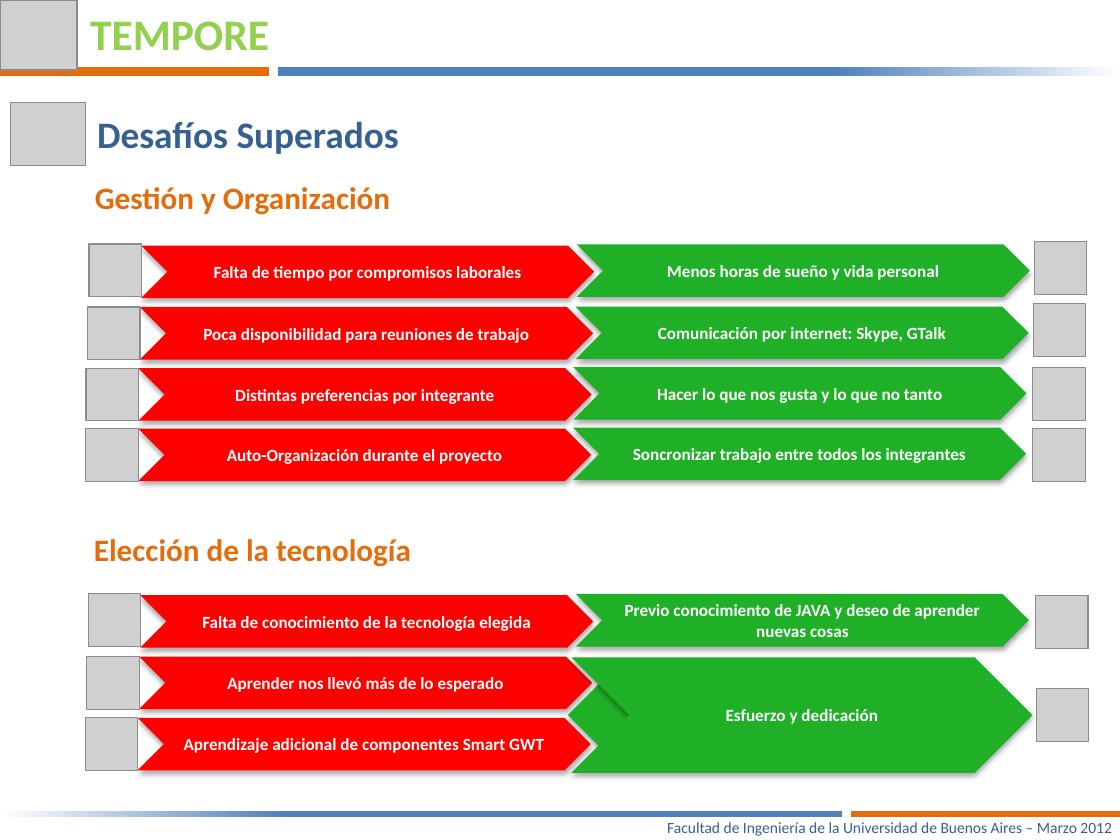
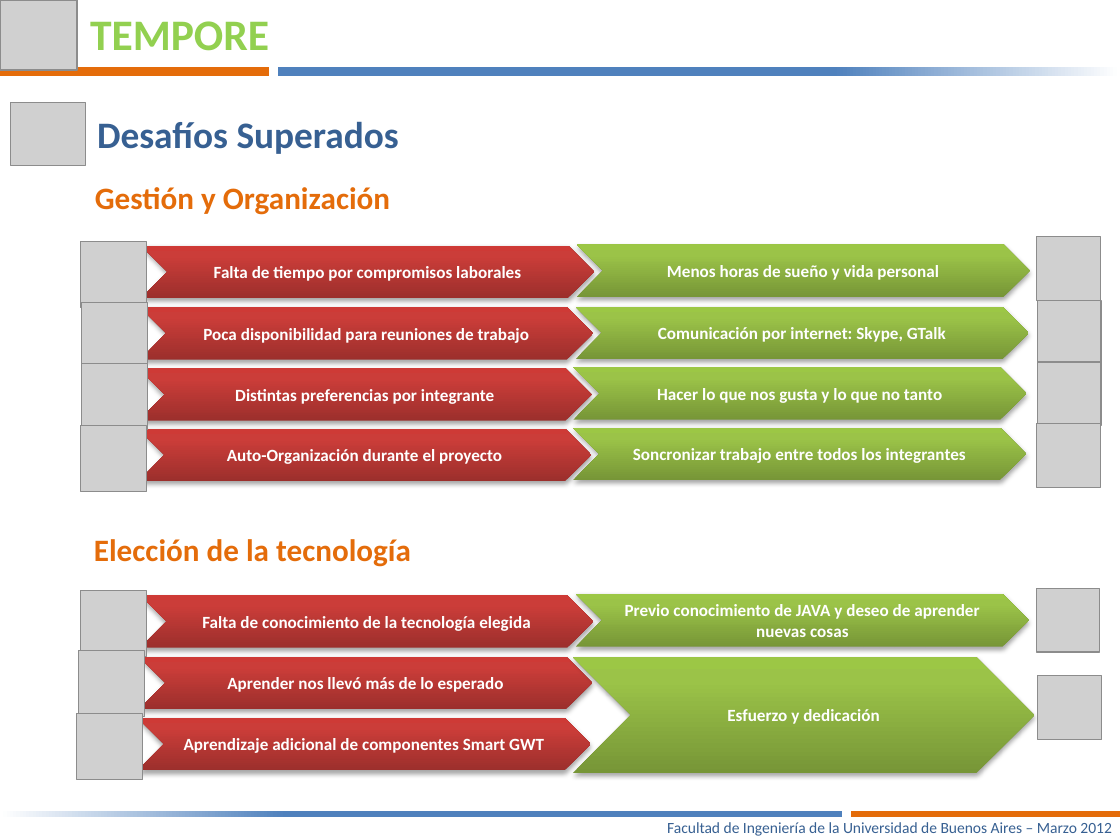
Before and after one commit to joshishimla99/tempore, a slide deck: slide 9 of docs/Presentacion Final/Tempore – Manejá tus tiempos-V3.pptx. Drawn at 1120x840 pixels with LibreOffice and Linux fonts; fonts in the diff are those of the drawing; grey boxes stand for pictures. Boxes give left, top, right and bottom in pixels: in the first picture for what was removed or moved away, otherwise in the second. Text is boxed around its words. In the diff, an @@ line names an element or a change of style, - is before the commit and + after.

Commit message:
update presentacion

```diff
--- a/docs/Presentacion Final/Tempore – Manejá tus tiempos-V3.pptx
+++ b/docs/Presentacion Final/Tempore – Manejá tus tiempos-V3.pptx
@@ picture: place and size @@
-picture at (1035, 242, 1088, 295)
+picture at (1036, 236, 1100, 300)
@@ picture: place and size @@
-picture at (90, 244, 142, 297)
+picture at (81, 242, 147, 308)
@@ picture: place and size @@
-picture at (87, 307, 140, 360)
+picture at (82, 302, 148, 368)
@@ picture: place and size @@
-picture at (1034, 304, 1086, 356)
+picture at (1037, 300, 1101, 364)
@@ picture: place and size @@
-picture at (86, 368, 139, 421)
+picture at (82, 363, 148, 429)
@@ picture: place and size @@
-picture at (1033, 368, 1085, 421)
+picture at (1037, 362, 1101, 426)
@@ picture: place and size @@
-picture at (86, 429, 139, 482)
+picture at (81, 426, 147, 492)
@@ fill #FF0000 to gradient #9C2F2D to #CB3E3A to #CE3B37; shadow changed in 7 elements at (140, 595, 594, 647), (139, 656, 592, 709), (138, 718, 591, 771), (141, 245, 595, 298), (140, 307, 594, 360), (139, 368, 592, 421), (138, 429, 591, 482) @@
@@ picture: place and size @@
-picture at (1033, 428, 1085, 480)
+picture at (1036, 423, 1100, 487)
@@ picture: place and size @@
-picture at (88, 594, 141, 646)
+picture at (81, 590, 147, 656)
@@ picture: place and size @@
-picture at (1036, 595, 1089, 647)
+picture at (1036, 588, 1100, 652)
@@ picture: place and size @@
-picture at (86, 656, 139, 709)
+picture at (78, 650, 144, 716)
@@ fill #20B027 to gradient #779737 to #9BC348 to #9DC746; shadow changed in 6 elements at (576, 594, 1029, 646), (577, 244, 1030, 297), (576, 307, 1029, 360), (573, 367, 1027, 420), (573, 428, 1027, 480), (573, 657, 1035, 773) @@
@@ chevron removed at (568, 680, 674, 750) @@
@@ picture: place and size @@
-picture at (1036, 689, 1089, 741)
+picture at (1038, 675, 1102, 739)
@@ picture: place and size @@
-picture at (85, 718, 138, 771)
+picture at (76, 713, 142, 780)
```
Also in this commit, not shown: 6 other slides changed, 1 slide added.
